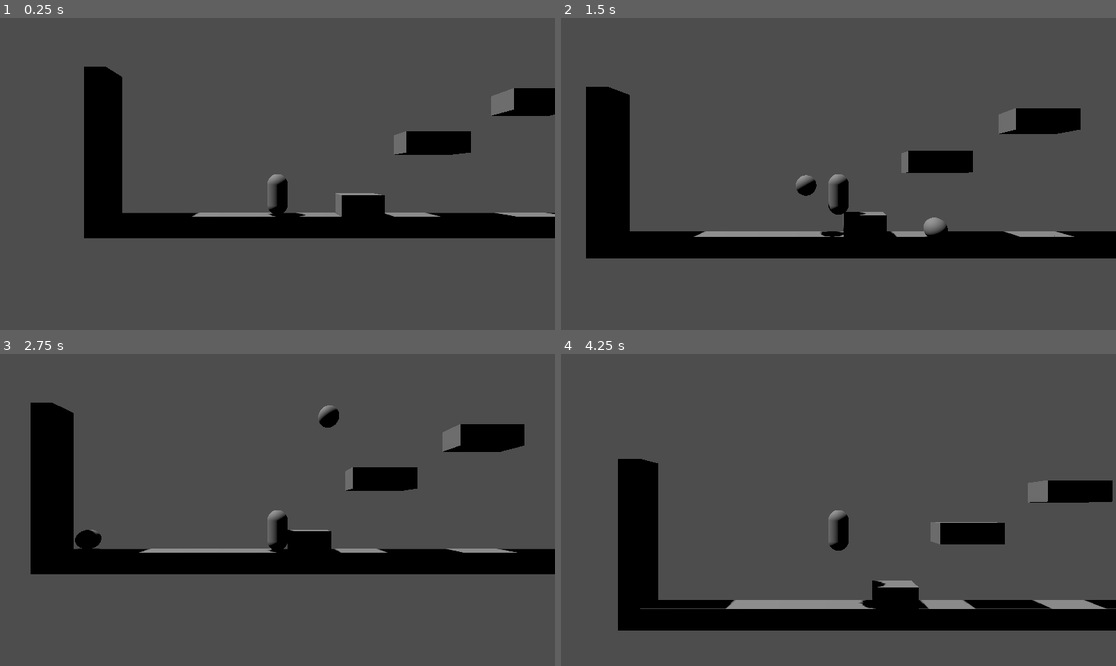
Above: before the commit, frames 1-4 (two rows, left to right).
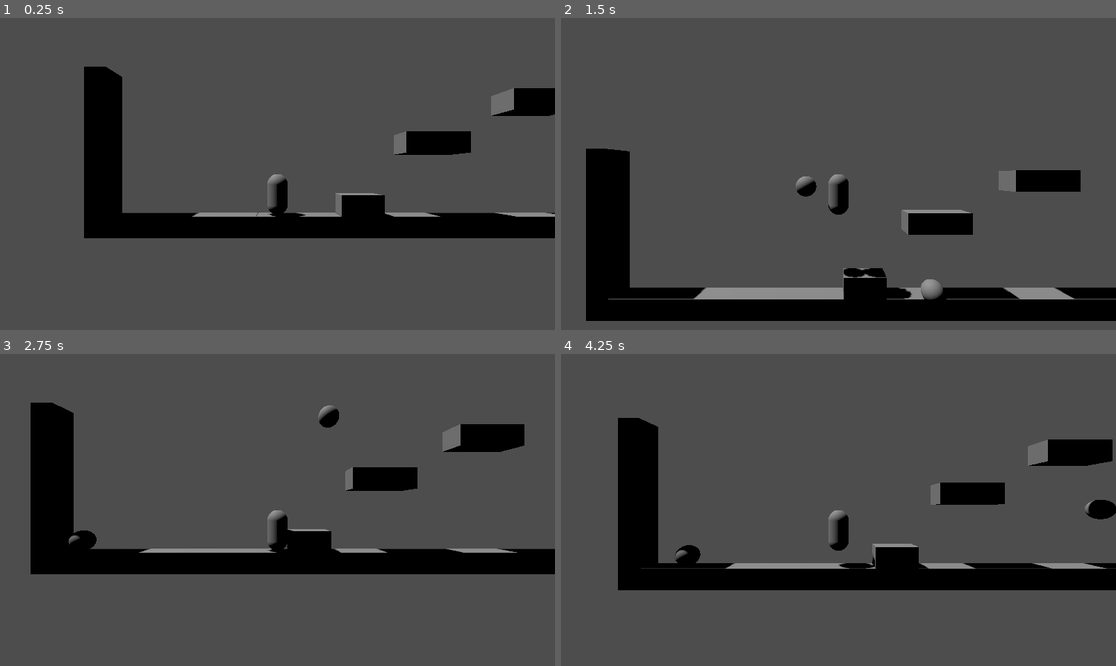
Above: after the commit, the same moments.

Repository: Lukko-Digital/upwell
Game: Godot game, scene res://src/main2.tscn
Same seed, same stepped clock (60 frames per second), same inputs: the game is played once before the commit and once after it.
Inputs (mouse positions are in pixels of both pictures, inside the frame that each line leads up to):
- Up to frame 1 (0.25 s): no input
- Up to frame 2 (1.5 s): tap Enter at 0.5 s; move the mouse to (960, 158) at 0.52 s; hold D (right) 0.53-1.28 s; hold Right mouse button (attract) 0.53-1.28 s; tap Space (jump) at 0.77 s; click (960, 158) at 0.8 s; move the mouse to (727, 189) at 1.27 s; hold A (left) from 1.28 s (still down); click (727, 189) at 1.35 s
- Up to frame 3 (2.75 s): tap Space (jump) at 1.52 s; right-click (166, 525) at 1.55 s; move the mouse to (333, 441) at 2.02 s; release A (left) at 2.03 s; hold D (right) from 2.03 s (still down); hold Right mouse button (attract) from 2.03 s (still down); click (333, 441) at 2.3 s
- Up to frame 4 (4.25 s): move the mouse to (810, 572) at 2.77 s; release Right mouse button (attract) at 2.78 s; tap E (recall) at 2.85 s; tap Space (jump) at 3.02, 3.77 s; right-click (810, 572) at 3.05 s; move the mouse to (1005, 556) at 3.52 s; release D (right) at 3.53 s; press the mouse at (1005, 556) at 3.53 s; hold A (left) from 3.53 s (still down)

The runs differ from the first frame. In frame 1, less than 0.1% of the frame differs, in the area x 46-47%, y 62-64%; in frame 2, 25%, in the area x 4-100%, y 22-98%; in frame 3, 0.1%; in frame 4, 22%.

Commit message:
get rid of gravity multiplier

Diff:
--- a/src/player3d.gd
+++ b/src/player3d.gd
@@ -22,7 +22,7 @@
 
 func handle_gravity(delta):
 	if not is_on_floor():
-		velocity.y -= gravity * delta * 2
+		velocity.y -= gravity * delta
 
 func handle_movement(_delta):
 	var direction = Input.get_axis("left", "right")
